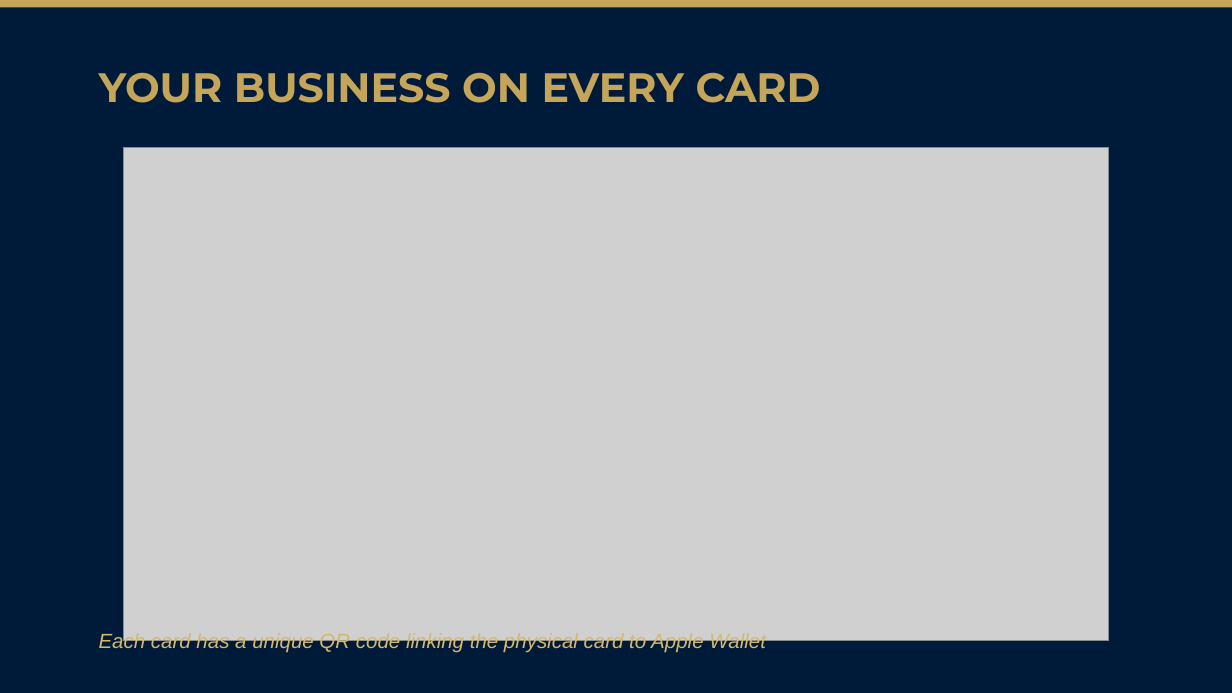
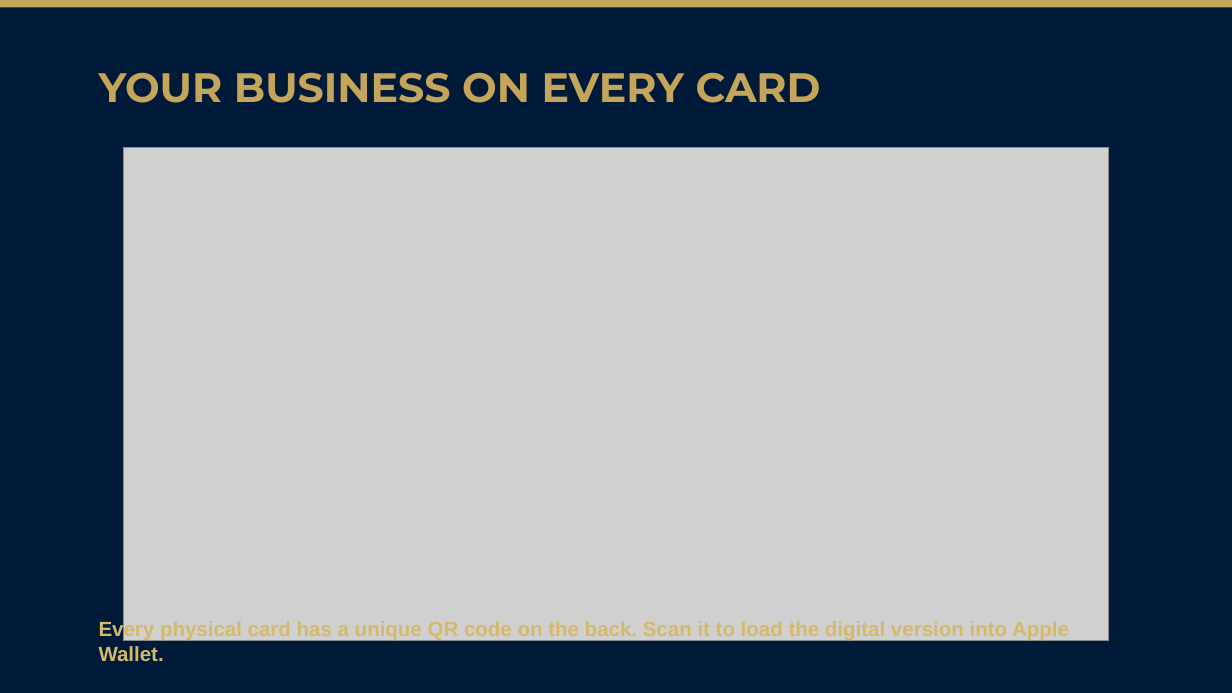
Before and after one commit to hoserR9/school-discount-pass, a slide deck: slide 5 of pitch/Del-Norte-Nighthawk-Sponsor-Pitch.pptx. Drawn at 1232x693 pixels with LibreOffice and Linux fonts; fonts in the diff are those of the drawing; grey boxes stand for pictures. Boxes give left, top, right and bottom in pixels: in the first picture for what was removed or moved away, otherwise in the second. Text is boxed around its words. In the diff, an @@ line names an element or a change of style, - is before the commit and + after.

```diff
--- a/pitch/Del-Norte-Nighthawk-Sponsor-Pitch.pptx
+++ b/pitch/Del-Norte-Nighthawk-Sponsor-Pitch.pptx
@@ text at (99, 620, 1069, 661): text changed; bold on; italic off @@
-Each card has a unique QR code linking the physical card to Apple Wallet
+Every physical card has a unique QR code on the back. Scan it to load the digital version into Apple Wallet.
```
Also in this commit, not shown: 2 other slides changed, 2 slides added, 3 other files.
